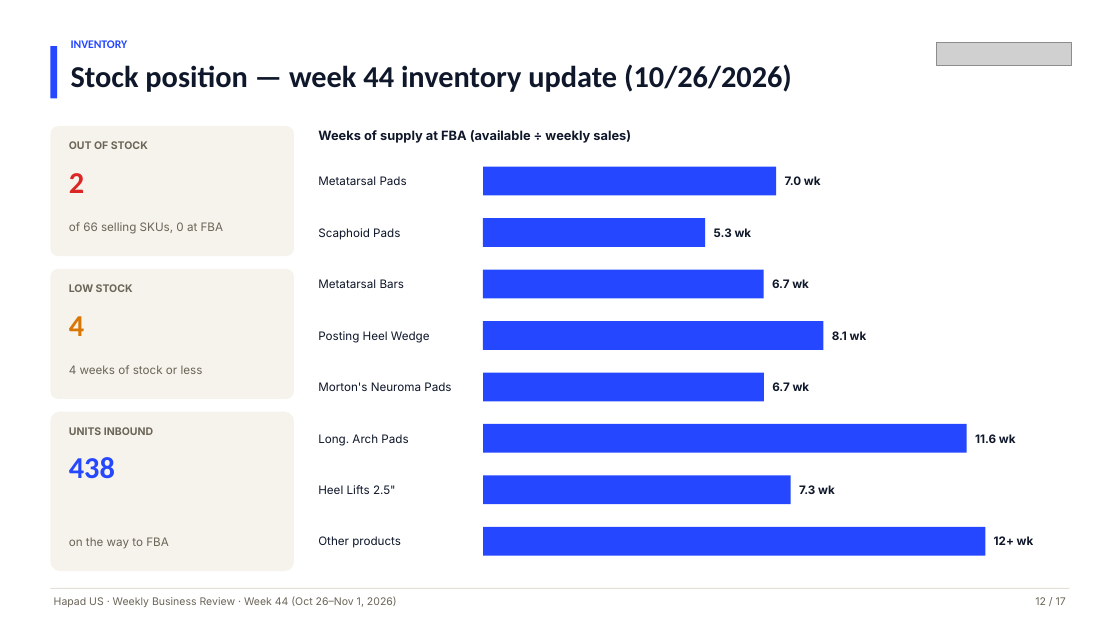
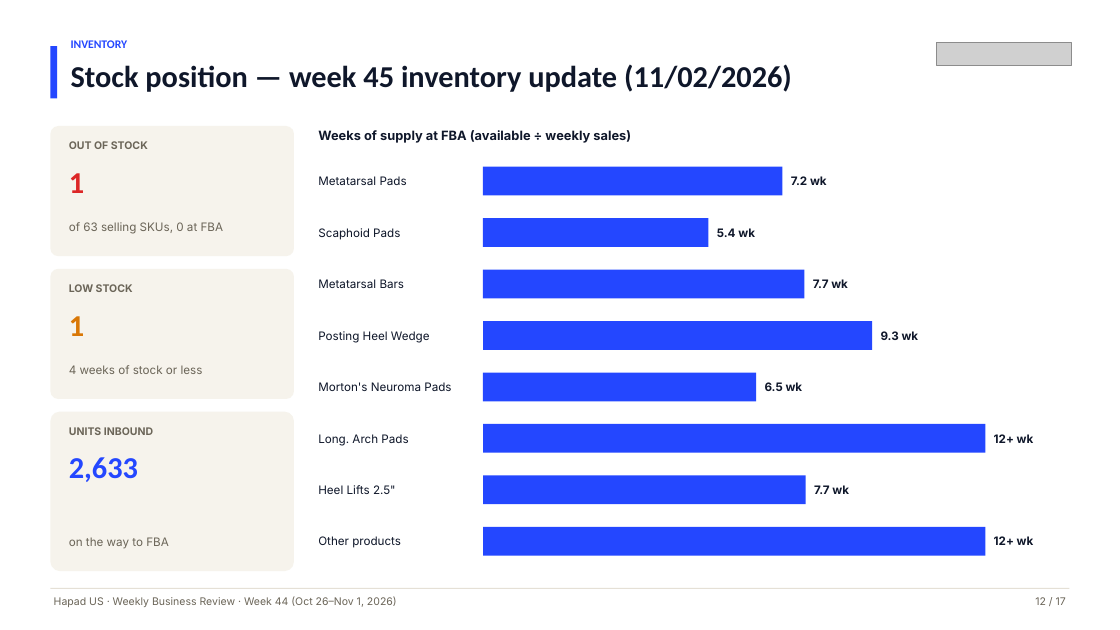
Before and after one commit to RONFSG/flagship-growth-reports, a slide deck: slide 12 of hapad-us/deck/2026-11-01/Hapad-US-Weekly-Business-Review-Week-44-2026-11-01.pptx. Drawn at 1120x630 pixels with LibreOffice and Linux fonts; fonts in the diff are those of the drawing; grey boxes stand for pictures. Boxes give left, top, right and bottom in pixels: in the first picture for what was removed or moved away, otherwise in the second. Text is boxed around its words. In the diff, an @@ line names an element or a change of style, - is before the commit and + after.

```diff
--- a/hapad-us/deck/2026-11-01/Hapad-US-Weekly-Business-Review-Week-44-2026-11-01.pptx
+++ b/hapad-us/deck/2026-11-01/Hapad-US-Weekly-Business-Review-Week-44-2026-11-01.pptx
@@ text at (x1=71, y1=64, x2=792, y2=92): text changed @@
-Stock position — week 44 inventory update (10/26/2026)
+Stock position — week 45 inventory update (11/02/2026)
@@ text at (x1=69, y1=173, x2=84, y2=193): text changed @@
-2
+1
@@ rectangle resized from (x1=483, y1=166, x2=776, y2=195) to (x1=483, y1=166, x2=782, y2=195) @@
@@ text at (x1=791, y1=176, x2=827, y2=185): text changed @@
-7.0 wk
+7.2 wk
@@ text at (x1=69, y1=222, x2=224, y2=234): text changed @@
-of 66 selling SKUs, 0 at FBA
+of 63 selling SKUs, 0 at FBA
@@ text at (x1=717, y1=228, x2=755, y2=237): text changed @@
-5.3 wk
+5.4 wk
@@ rectangle resized from (x1=483, y1=270, x2=764, y2=298) to (x1=483, y1=270, x2=805, y2=298) @@
@@ text at (x1=813, y1=279, x2=848, y2=288): text changed @@
-6.7 wk
+7.7 wk
@@ text at (x1=69, y1=316, x2=84, y2=336): text changed @@
-4
+1
@@ rectangle resized from (x1=483, y1=321, x2=823, y2=350) to (x1=483, y1=321, x2=872, y2=350) @@
@@ text at (x1=881, y1=331, x2=919, y2=340): text changed @@
-8.1 wk
+9.3 wk
@@ rectangle resized from (x1=483, y1=372, x2=764, y2=401) to (x1=483, y1=372, x2=756, y2=401) @@
@@ text at (x1=765, y1=382, x2=803, y2=391): text changed @@
-6.7 wk
+6.5 wk
@@ rectangle resized from (x1=483, y1=424, x2=967, y2=453) to (x1=483, y1=424, x2=986, y2=453) @@
@@ text at (x1=994, y1=434, x2=1034, y2=443): text changed @@
-11.6 wk
+12+ wk
@@ text at (x1=69, y1=457, x2=138, y2=482): text changed @@
-438
+2,633
@@ rectangle resized from (x1=483, y1=476, x2=791, y2=504) to (x1=483, y1=476, x2=806, y2=504) @@
@@ text at (x1=814, y1=485, x2=849, y2=494): text changed @@
-7.3 wk
+7.7 wk
```
Also in this commit, not shown: 6 other files.
